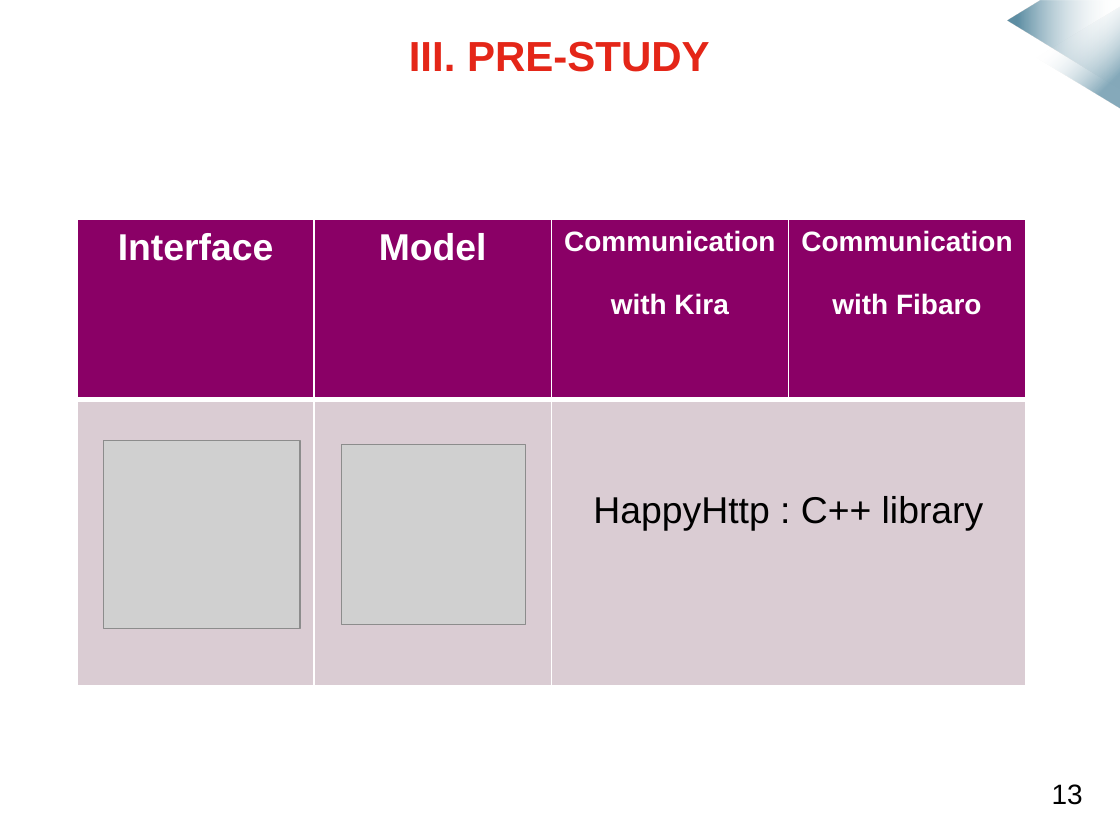
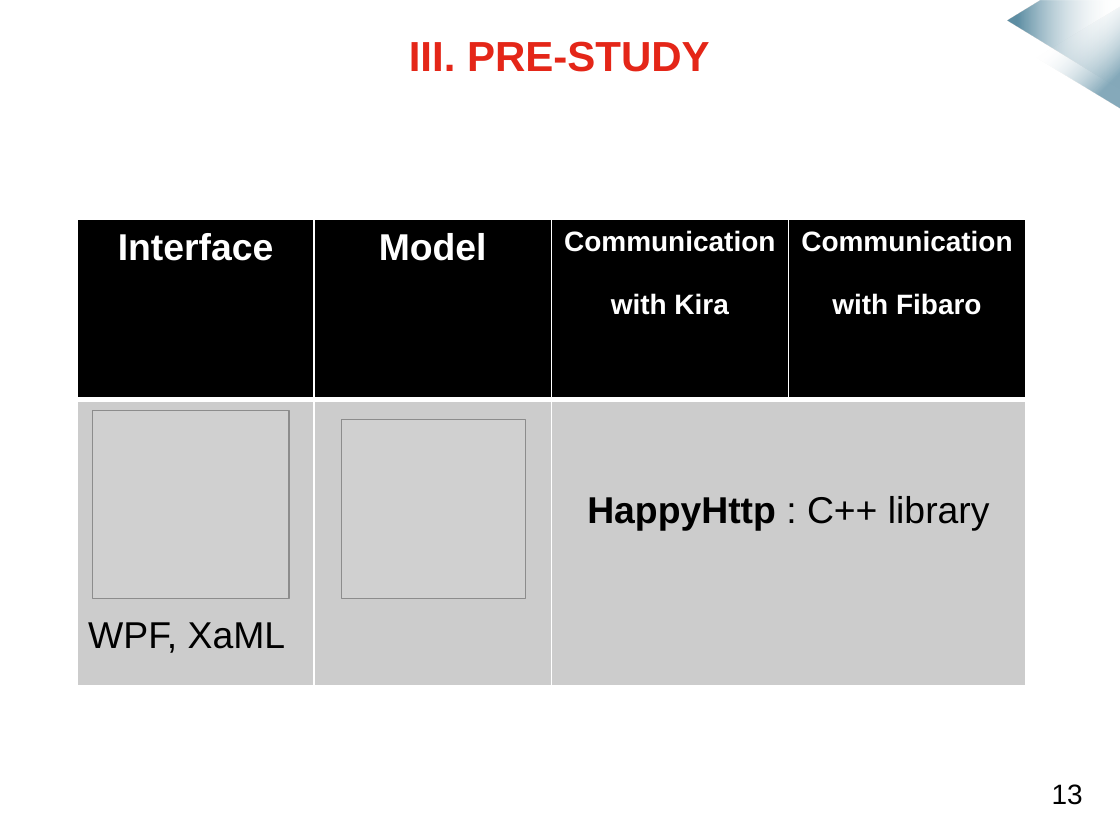
Before and after one commit to mmeven/EP_Domotique_Tablette, a slide deck: slide 11 of Rendu/Diapo_prototype_janvier.pptx (slide 10 before the commit). Drawn at 1120x840 pixels with LibreOffice and Linux fonts; fonts in the diff are those of the drawing; grey boxes stand for pictures; background and template pictures are left out. Boxes give left, top, right and bottom in pixels: in the first picture for what was removed or moved away, otherwise in the second. Text is boxed around its words. In the diff, an @@ line names an element or a change of style, - is before the commit and + after.

```diff
--- a/Rendu/Diapo_prototype_janvier.pptx
+++ b/Rendu/Diapo_prototype_janvier.pptx
@@ table at <box>77,220,1027,687</box> @@
-row 2, column 1: 
+row 2, column 1: WPF, XaML
@@ fill #8A0066 to #000000 in row 1 @@
@@ fill #DACCD3 to #CCCCCC in 3 cells @@
@@ bold on in "HappyHttp" @@
@@ picture: place and size @@
-picture at <box>104,440,300,628</box>
+picture at <box>93,411,289,599</box>
@@ picture: place and size @@
-picture at <box>342,445,526,624</box>
+picture at <box>342,419,526,598</box>
```
Also in this commit, not shown: 11 other slides changed, 3 slides added, 15 other files.
